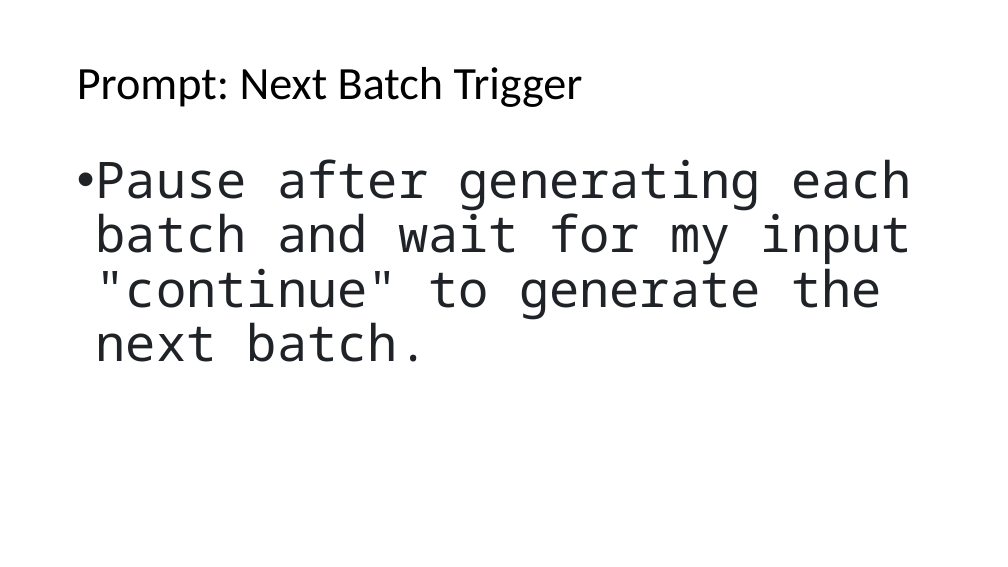
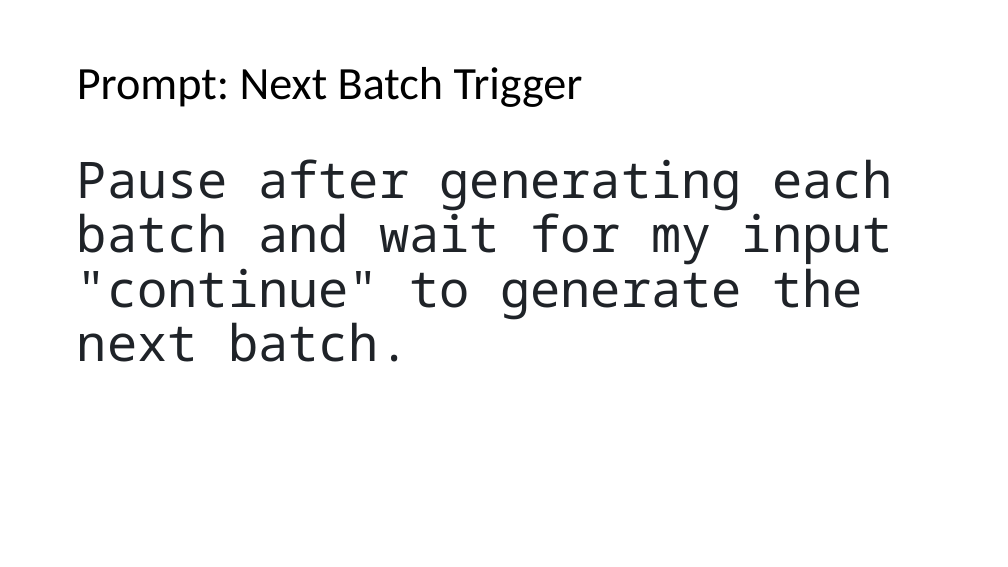
Before and after one commit to fccsdigitalchina/generative_ai_east_asian_studies, a slide deck: slide 13 of _slides/Generative AI for East Asian Studies_use cases.pptx. Drawn at 1008x567 pixels with LibreOffice and Linux fonts; fonts in the diff are those of the drawing. Boxes give left, top, right and bottom in pixels: in the first picture for what was removed or moved away, otherwise in the second. Text is boxed around its words. In the diff, an @@ line names an element or a change of style, - is before the commit and + after.

```diff
--- a/_slides/Generative AI for East Asian Studies_use cases.pptx
+++ b/_slides/Generative AI for East Asian Studies_use cases.pptx
@@ text "Pause after generating each batch ..." at bbox=[77, 159, 893, 362]: bullet • to none @@
```
Also in this commit, not shown: 14 other slides changed, 9 slides added.
